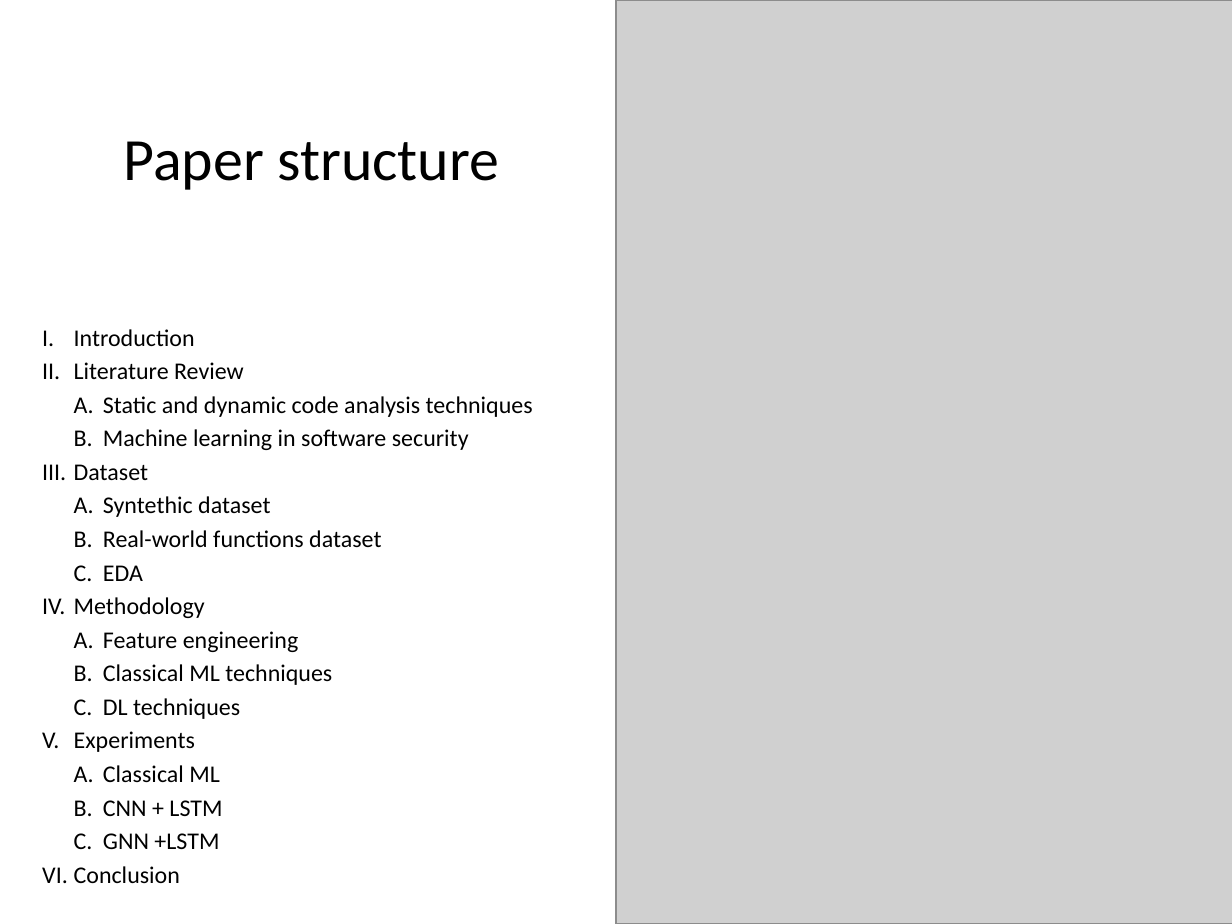
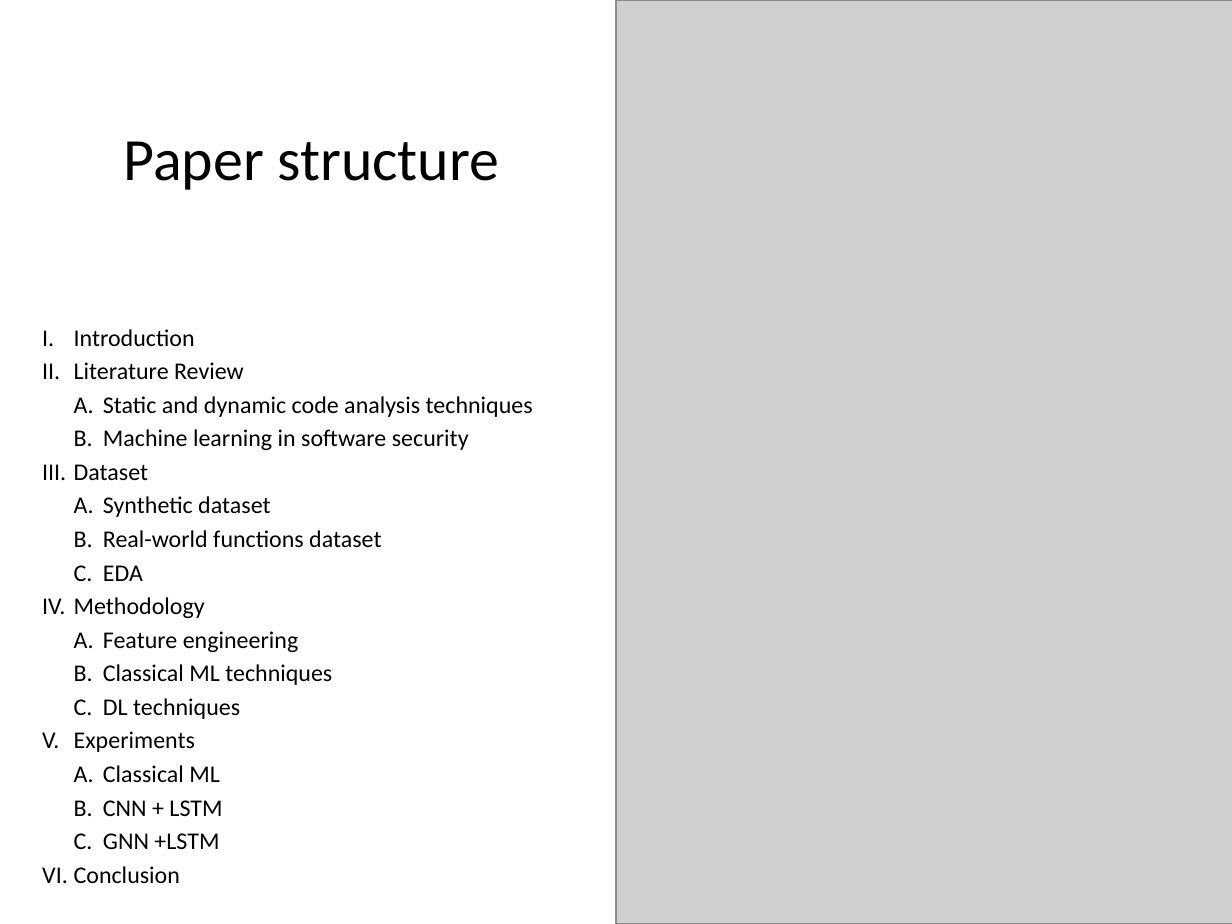
Before and after one commit to TaviFurdui/detecting-vulnerabilities-using-ml, a slide deck: slide 3 of Presentation.pptx. Drawn at 1232x924 pixels with LibreOffice and Linux fonts; fonts in the diff are those of the drawing; grey boxes stand for pictures. Boxes give left, top, right and bottom in pixels: in the first picture for what was removed or moved away, otherwise in the second. Text is boxed around its words. In the diff, an @@ line names an element or a change of style, - is before the commit and + after.

```diff
--- a/Presentation.pptx
+++ b/Presentation.pptx
@@ text at <box>103,496,270,517</box>: text changed @@
-  A. Syntethic dataset
+  A. Synthetic dataset
```
Also in this commit, not shown: 1 other slide changed, 4 slides added, 4 slides removed.
